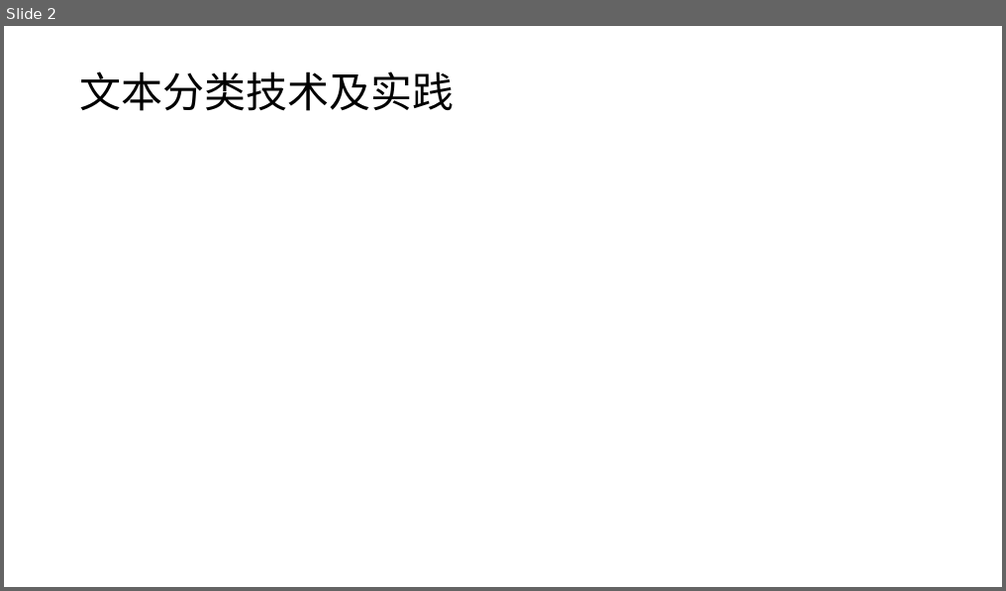
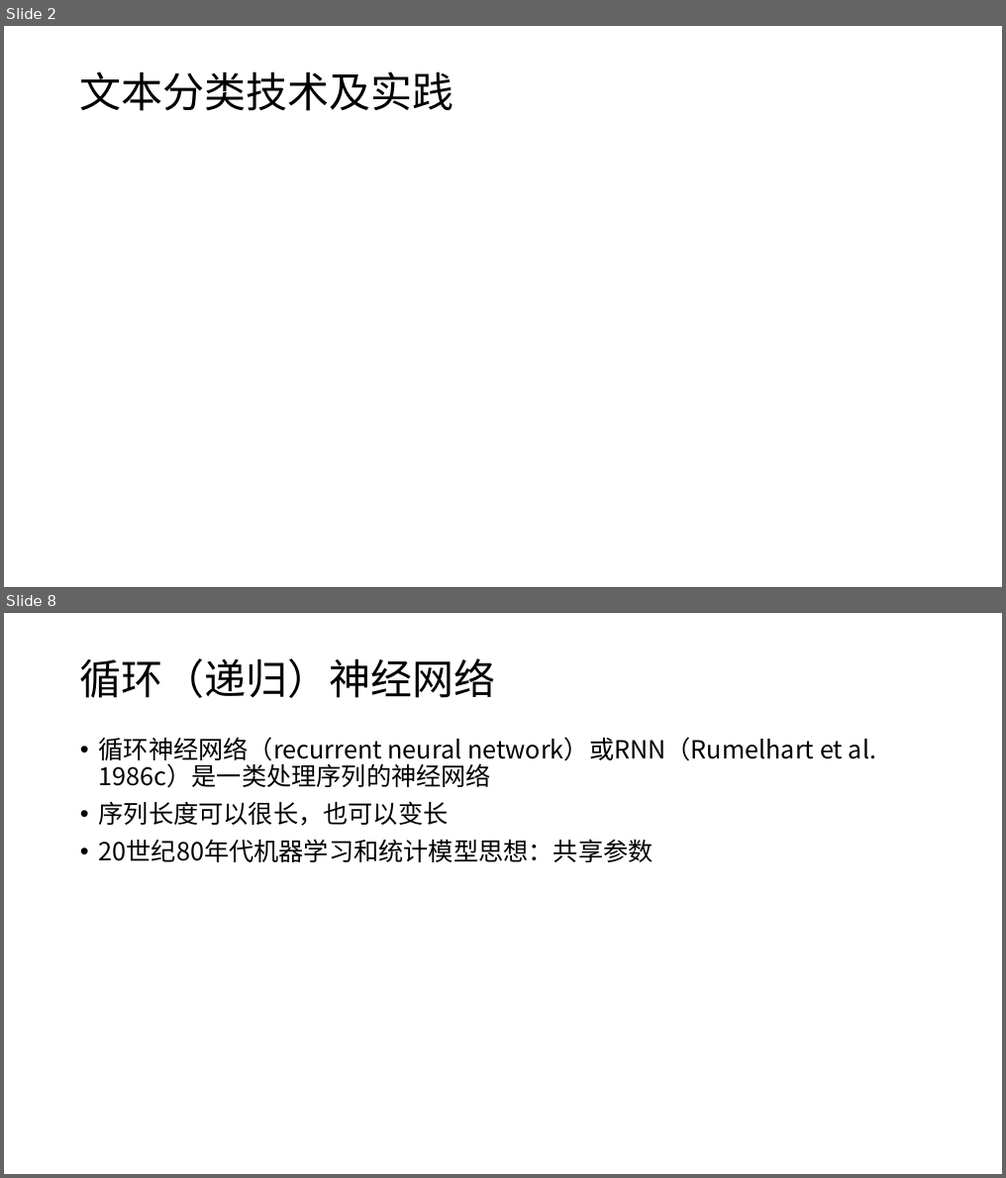
Before and after one commit to Benjamin-UnderWood/text_classification, a slide deck: doc/20200122-文本分类技术及实践.pptx. Shown one above the other, each under a label of ours: slide 2 before the commit, slides 2 and 8 after it; the slides between them are not shown. The pictures are 1006x591 and 1006x1178 pixels, drawn with LibreOffice and Linux fonts; fonts in the diff are those of the drawing. Boxes give left, top, right and bottom in pixels: in the first picture for what was removed or moved away, otherwise in the second. Text is boxed around its words. In the diff, an @@ line names an element or a change of style, - is before the commit and + after.

```diff
--- a/doc/20200122-文本分类技术及实践.pptx
+++ b/doc/20200122-文本分类技术及实践.pptx
@@ slide 8 added at (4, 613, 1002, 1174), background #FFFFFF @@
@@ title added at (80, 659, 496, 698), 40 pt, text #000000 @@
+循环（递归）神经网络
@@ text added at (99, 737, 876, 862), 24 pt, text #000000 @@
+• 循环神经网络（recurrent neural network）或RNN（Rumelhart et al. 1986c）是一类处理序列的神经网络
+• 序列长度可以很长，也可以变长
+• 20世纪80年代机器学习和统计模型思想：共享参数
```
Also in this commit, not shown: 1 slide changed, 8 other slides added, 1 slide removed, 7 other files.
